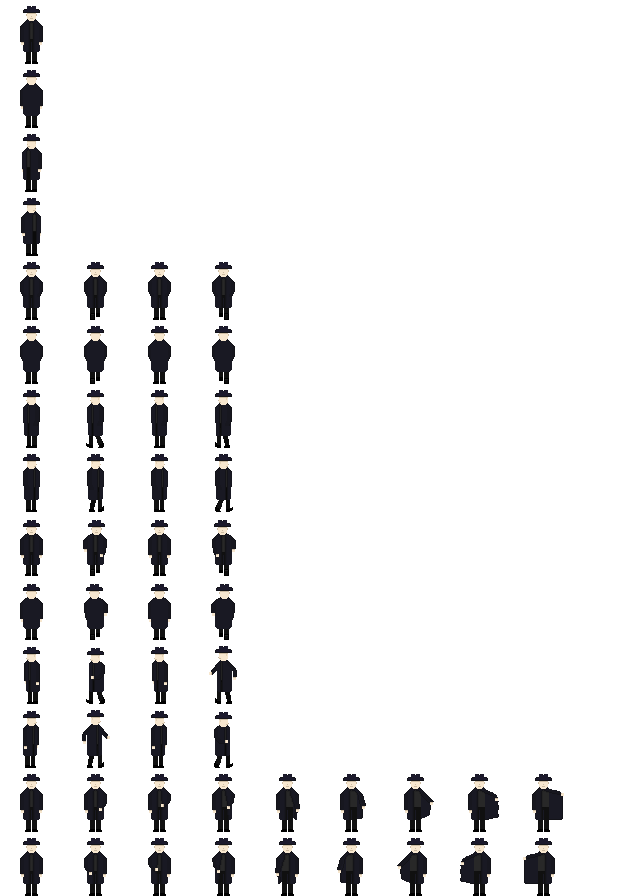
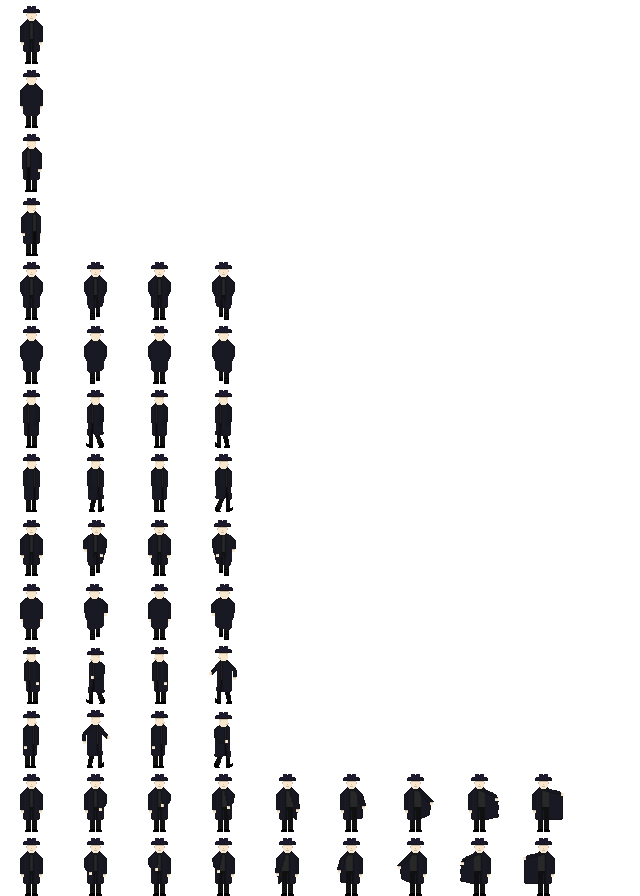
Layer changes from the first 640 × 896 image to the second:
painted on "Detective_down_walk_2" over box(87, 300, 104, 309)
painted on "Detective_down_walk_4" over box(215, 300, 232, 315)
painted on "Detective_up_walk2" over box(87, 369, 104, 373)
painted on "Detective_up_walk4" over box(215, 369, 232, 373)
painted on "Detective_left_walk2" over box(87, 429, 104, 436)
painted on "Detective_left_walk4" over box(215, 427, 223, 436)
painted on "Detective_right_walk2" over box(96, 491, 104, 500)
painted on "Detective_right_walk4" over box(215, 493, 232, 500)
painted on "Detective_down_run_2" over box(87, 557, 104, 566)
painted on "Detective_down_run_4" over box(215, 557, 232, 566)
painted on "Detective_up_run_2" over box(87, 626, 104, 630)
painted on "Detective_up_run_4" over box(215, 626, 232, 630)
painted on "Detective_left_run_2" over box(88, 687, 105, 694)
painted on "Detective_left_run_4" over box(216, 687, 224, 692)
painted on "Detective_right_run_2" over box(95, 751, 103, 756)
painted on "Detective_right_run_4" over box(214, 751, 231, 758)
